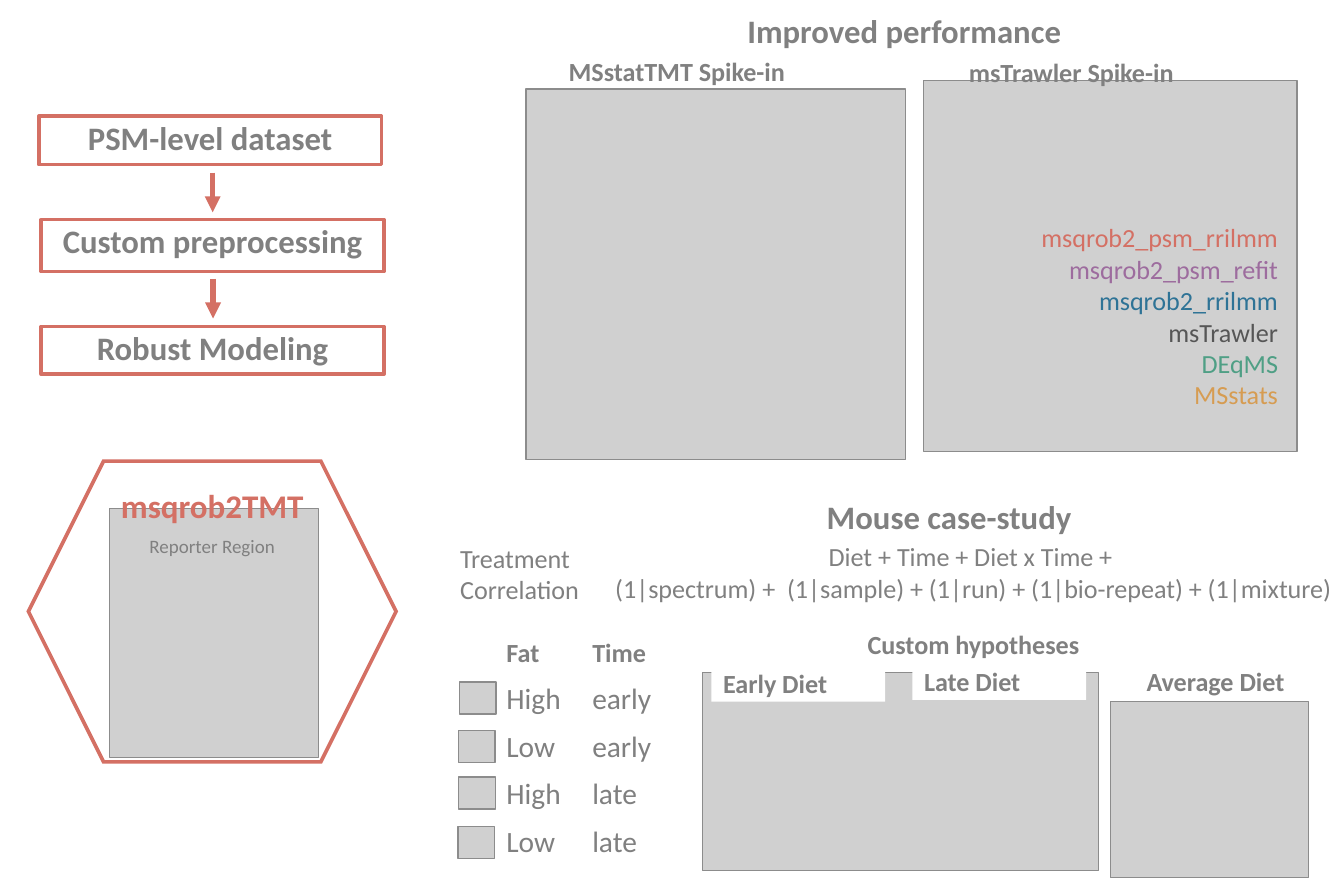
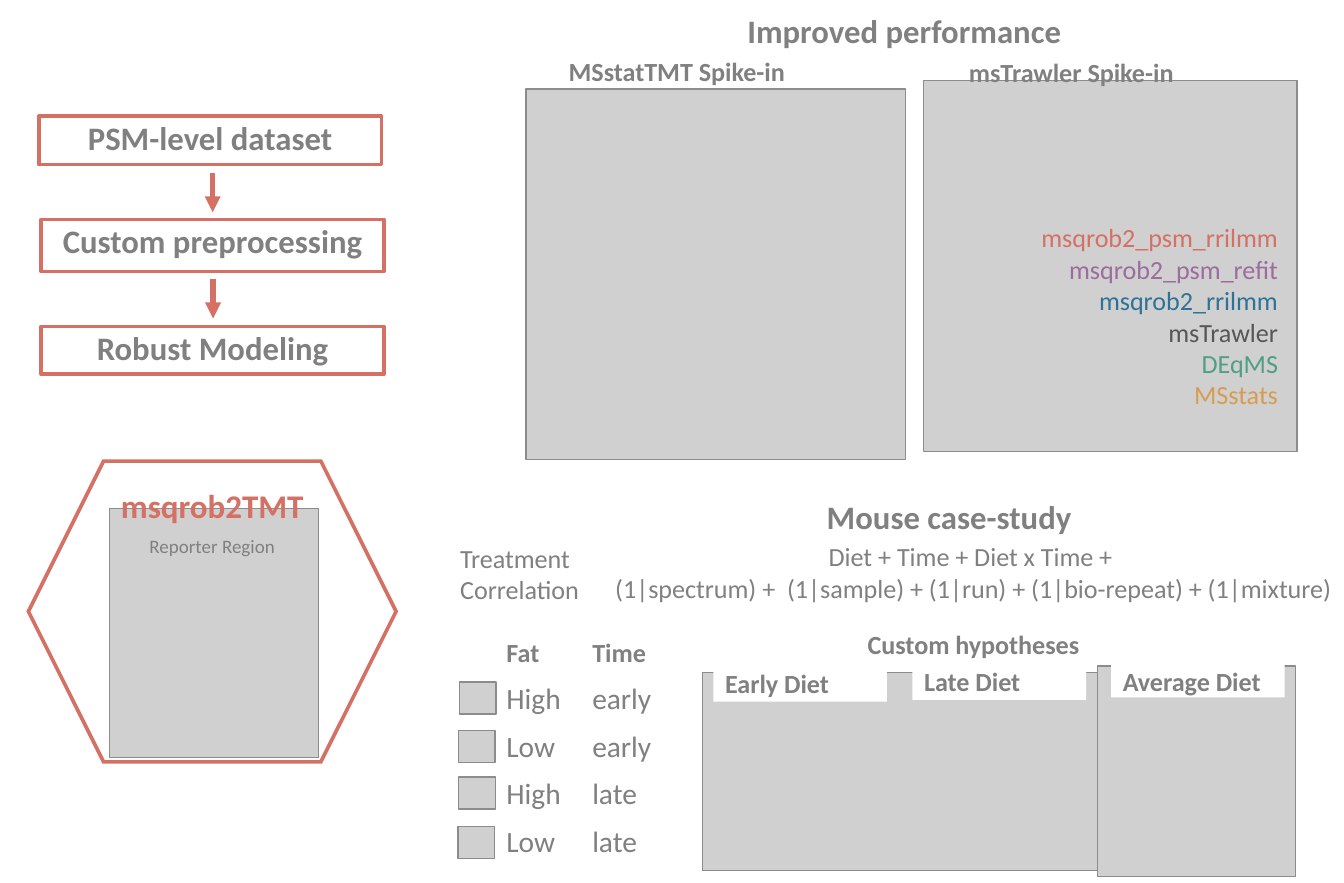
Before and after one commit to statOmics/msqrob2tmt_paper, a slide deck: slide 1 of paper/graphicalAbstract.pptx. Drawn at 1344x883 pixels with LibreOffice and Linux fonts; fonts in the diff are those of the drawing; grey boxes stand for pictures. Boxes give left, top, right and bottom in pixels: in the first picture for what was removed or moved away, otherwise in the second. Text is boxed around its words. In the diff, an @@ line names an element or a change of style, - is before the commit and + after.

```diff
--- a/paper/graphicalAbstract.pptx
+++ b/paper/graphicalAbstract.pptx
@@ picture: place and size @@
-picture at [1110, 701, 1308, 878]
+picture at [1097, 666, 1295, 877]
@@ rectangle "Average Diet": place and size @@
-rectangle "Average Diet" at [1135, 663, 1309, 698]
+rectangle "Average Diet" at [1111, 663, 1285, 698]
```
Also in this commit, not shown: 1 other file.
